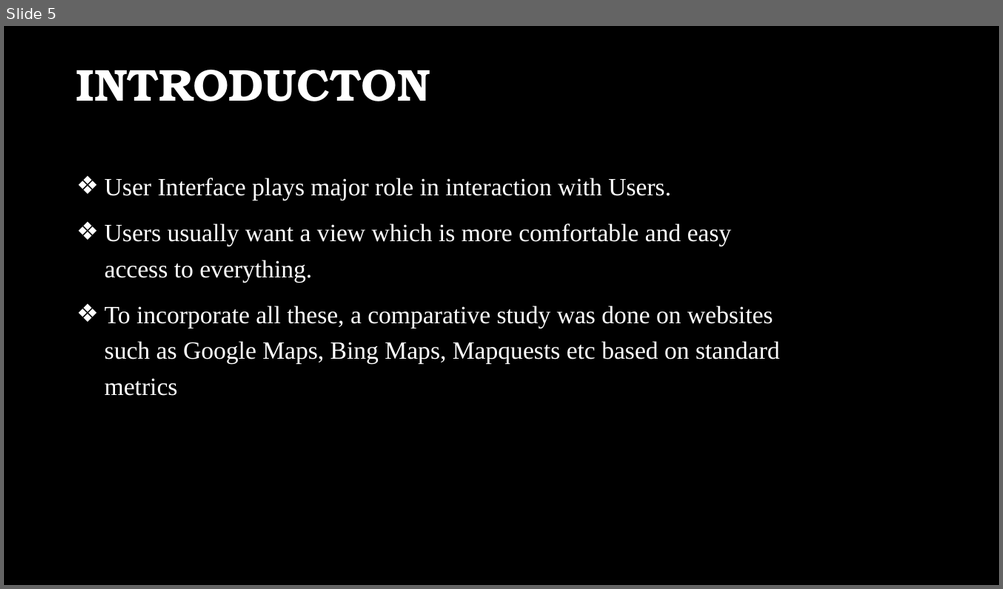
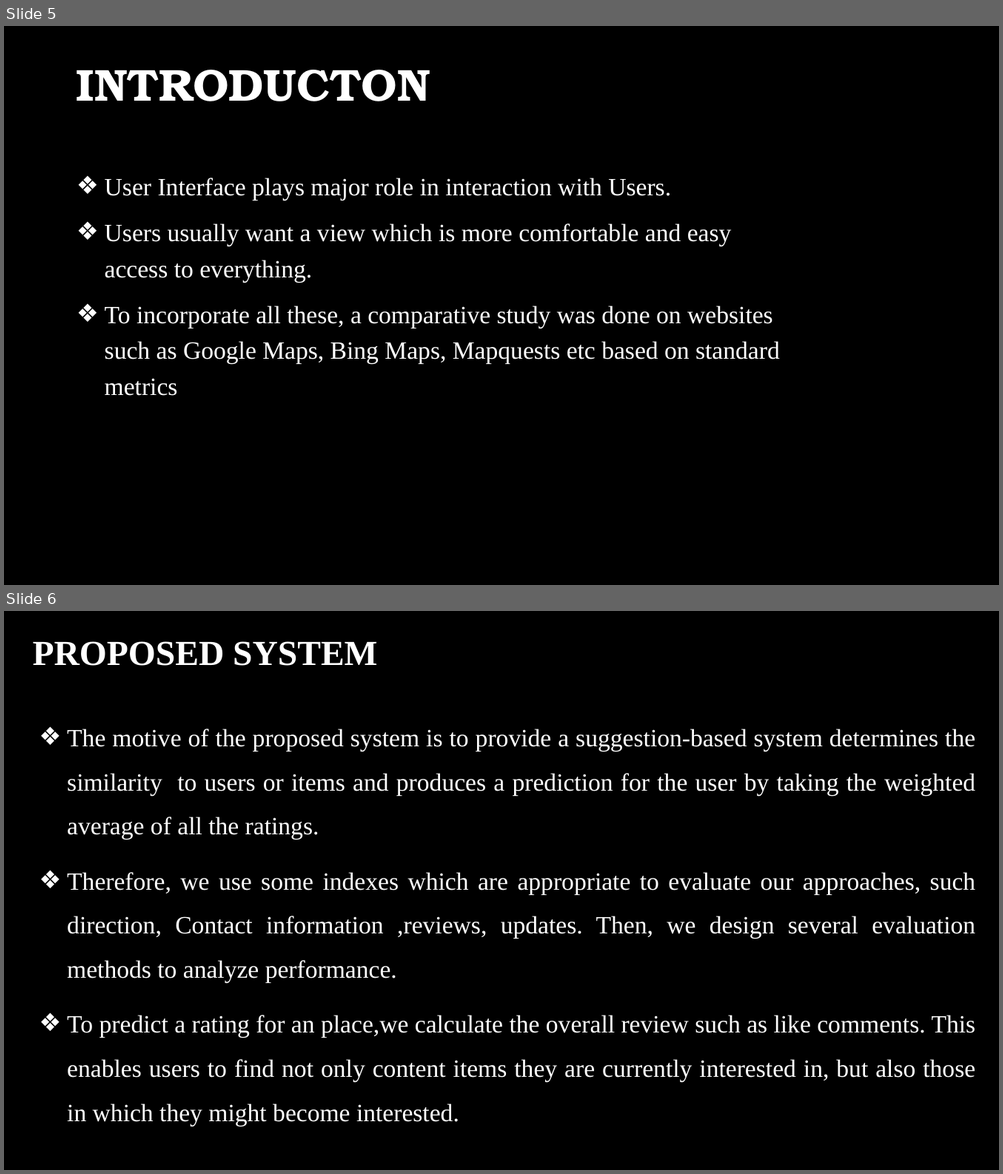
Before and after one commit to BALAJIJ-J/Review1-Documents, a slide deck: 20Y005-Review 1.pptx. Shown one above the other, each under a label of ours: slide 5 before the commit, slides 5 and 6 after it. The pictures are 1003x589 and 1003x1174 pixels, drawn with LibreOffice and Linux fonts; fonts in the diff are those of the drawing; background and template pictures are left out. Boxes give left, top, right and bottom in pixels: in the first picture for what was removed or moved away, otherwise in the second. Text is boxed around its words. In the diff, an @@ line names an element or a change of style, - is before the commit and + after.

```diff
--- a/20Y005-Review 1.pptx
+++ b/20Y005-Review 1.pptx
@@ slide 6 added at (x1=4, y1=611, x2=999, y2=1170), background picture (left out) @@
@@ title added at (x1=33, y1=641, x2=377, y2=666), 34 pt, text #FFFFFF, bold @@
+PROPOSED SYSTEM
@@ text added at (x1=67, y1=729, x2=976, y2=1126), 24 pt, text #FFFFFF @@
+❖ The motive of the proposed system is to provide a suggestion-based system determines the similarity to users or items and produces a prediction for the user by taking the weighted average of all the ratings.
+❖ Therefore, we use some indexes which are appropriate to evaluate our approaches, such direction, Contact information ,reviews, updates. Then, we design several evaluation methods to analyze performance.
+❖ To predict a rating for an place,we calculate the overall review such as like comments. This enables users to find not only content items they are currently interested in, but also those in which they might become interested.
```
Also in this commit, not shown: 6 slides changed, 7 other slides added, 2 slides removed, 3 other files.
